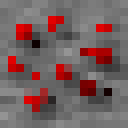
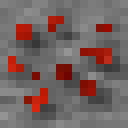
Comparing the layer stacks of the two 128×128 images. Changes:
renamed "Pasted Layer" to "Pasted Layer #1", moved it above "Layer", painted on it over [8, 16, 112, 112]
